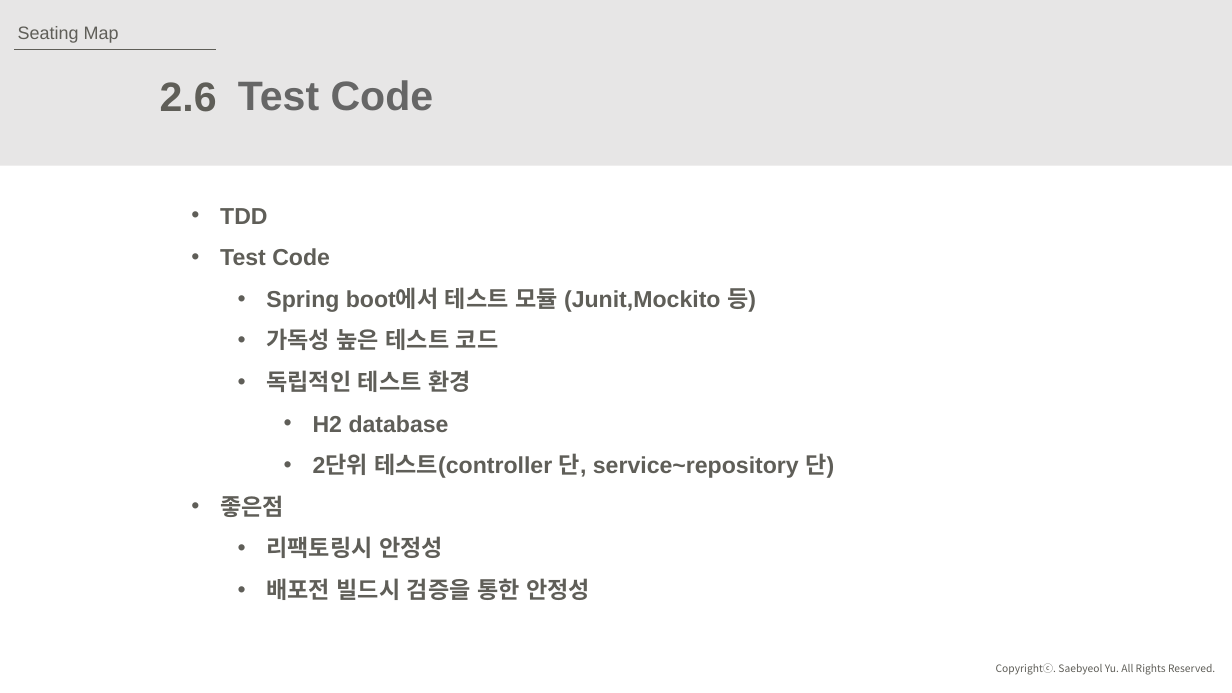
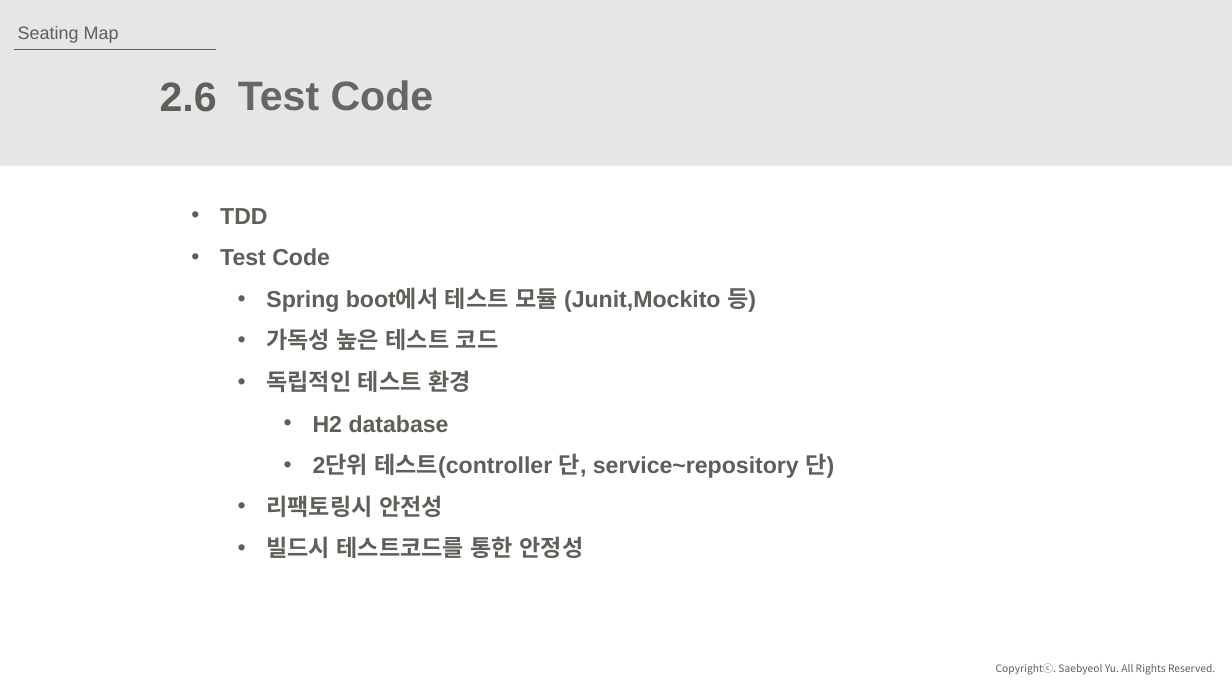
Before and after one commit to JuJinPark/interproject-process, a slide deck: slide 14 of 발표/internProject(20191015).pptx. Drawn at 1232x693 pixels with LibreOffice and Linux fonts; fonts in the diff are those of the drawing. Boxes give left, top, right and bottom in pixels: in the first picture for what was removed or moved away, otherwise in the second. Text is boxed around its words. In the diff, an @@ line names an element or a change of style, - is before the commit and + after.

Commit message:
modified ppt

```diff
--- a/발표/internProject(20191015).pptx
+++ b/발표/internProject(20191015).pptx
@@ text at (266,495,584,558): text changed @@
-• 좋은점
-  • 리팩토링시 안정성
-  • 배포전 빌드시 검증을 통한 안정성
+  • 리팩토링시 안전성
+  • 빌드시 테스트코드를 통한 안정성
```
Also in this commit, not shown: 3 other slides changed.
